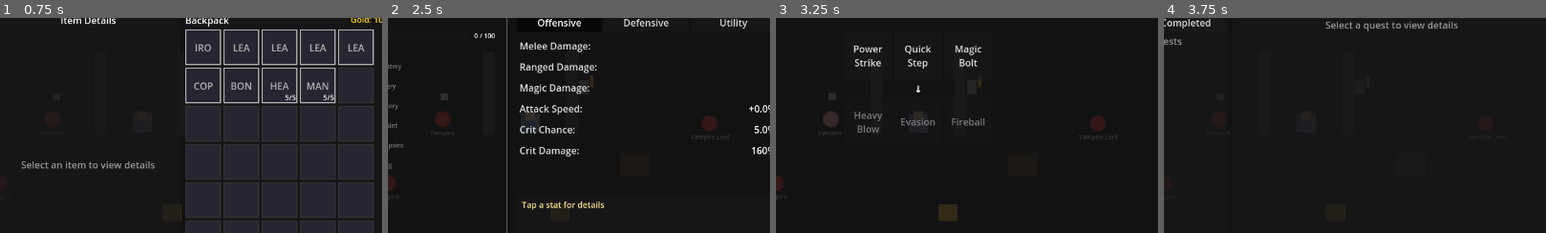
Above: before the commit, frames 1-4 (left to right).
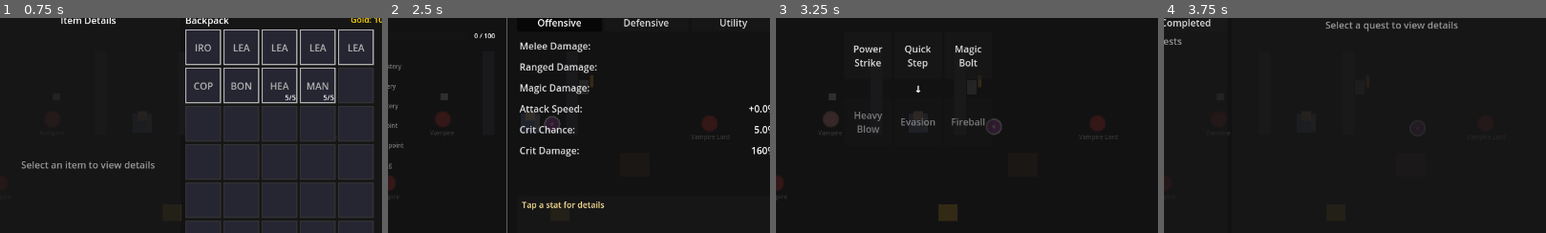
Above: after the commit, the same moments.

Repository: MatousHruska/MobileTestia
Game: Godot game, scene res://scenes/world/zone_crypt.tscn
The game is run twice, just before and just after one commit, with the same random seed, the same clock (stepped at 60 frames per second) and the same inputs. This scene is started directly instead of the project's main scene.
Inputs:
- Up to frame 1 (0.75 s): click "☰" at 0.5 s
- Up to frame 2 (2.5 s): click "Inventory" at 1.25 s; click "Stats" at 2 s
- Up to frame 3 (3.25 s): click "Skills" at 2.75 s
- Up to frame 4 (3.75 s): click "Quests" at 3.5 s
The pictures show only the part of the screen within x 31-81%, y 26-76%; the shares and areas given below are measured in that part.

Frame 1 is identical in both runs. In frame 2, 0.2% of the frame differs, in the area x 40-46%, y 45-53%; in frame 3, 0.2%; in frame 4, less than 0.1%.

Commit message:
Fix projectile movement by compiling dynamic GDScript with reload()

Diff:
--- a/scripts/npc/ability_executor.gd
+++ b/scripts/npc/ability_executor.gd
@@ -413,7 +413,7 @@
 		_caster.global_position, direction, current_ability.projectile_speed
 	])
 
-	# Movement script
+	# Movement script - must reload() to compile before use
 	var script := GDScript.new()
 	script.source_code = """
 extends Area2D
@@ -429,6 +429,7 @@
 	if lifetime <= 0:
 		queue_free()
 """
+	script.reload()  # Compile the script!
 	projectile.set_script(script)
 	projectile.set("direction", direction)
 	projectile.set("speed", current_ability.projectile_speed if current_ability.projectile_speed > 0 else 300.0)
